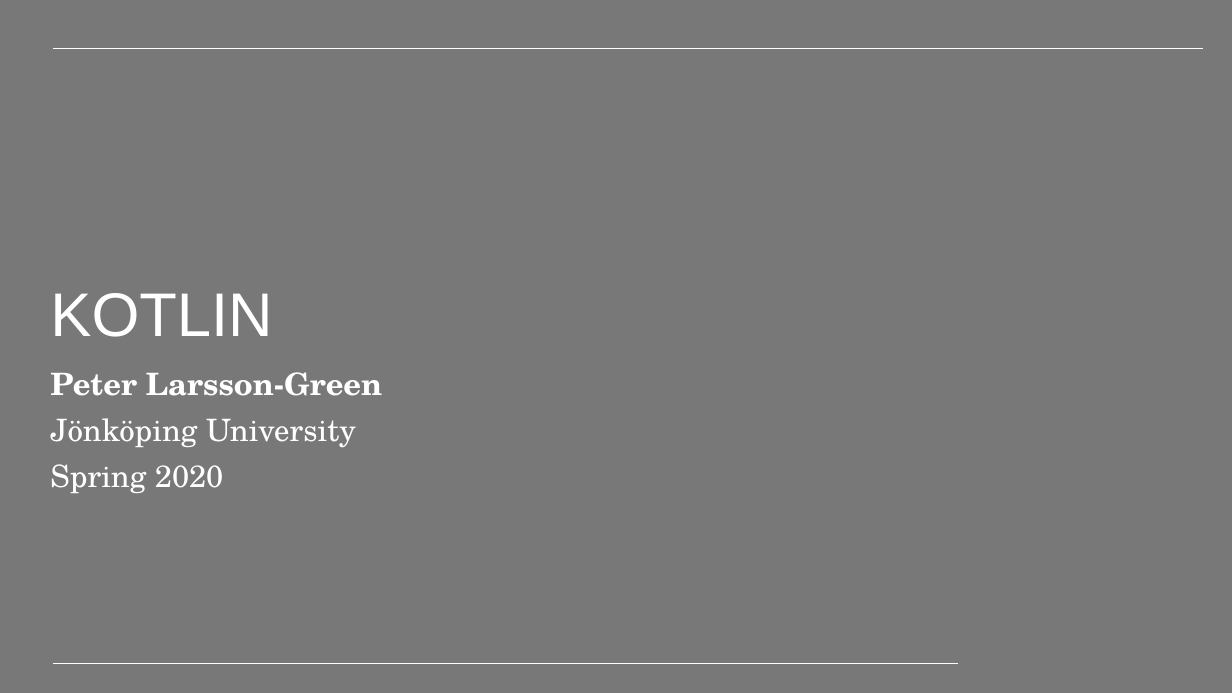
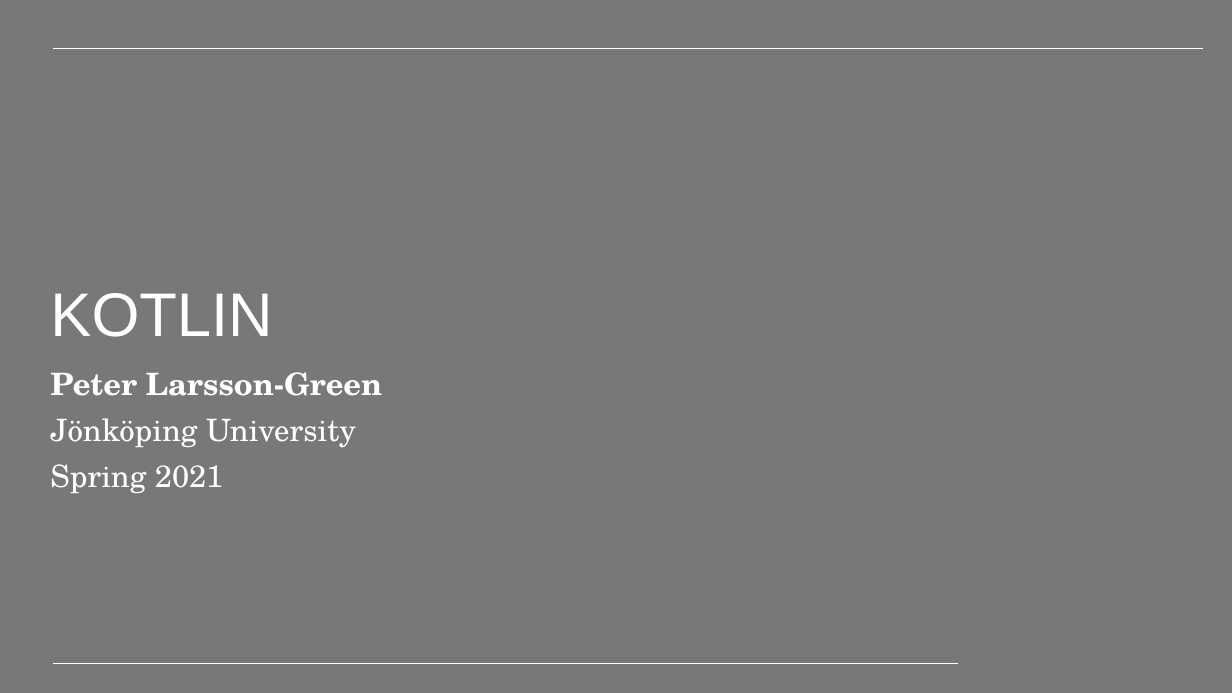
Before and after one commit to PeppeL-G/course-material, a slide deck: slide 2 of src/lectures/kotlin/kotlin.pptx. Drawn at 1232x693 pixels with LibreOffice and Linux fonts; fonts in the diff are those of the drawing; background and template pictures are left out. Boxes give left, top, right and bottom in pixels: in the first picture for what was removed or moved away, otherwise in the second. Text is boxed around its words. In the diff, an @@ line names an element or a change of style, - is before the commit and + after.

Commit message:
Added Kotlin lecture

```diff
--- a/src/lectures/kotlin/kotlin.pptx
+++ b/src/lectures/kotlin/kotlin.pptx
@@ subtitle at (50,464,223,493): text changed @@
-Spring 2020
+Spring 2021
```
Also in this commit, not shown: 20 other slides changed, 2 slides added, 3 other files.
